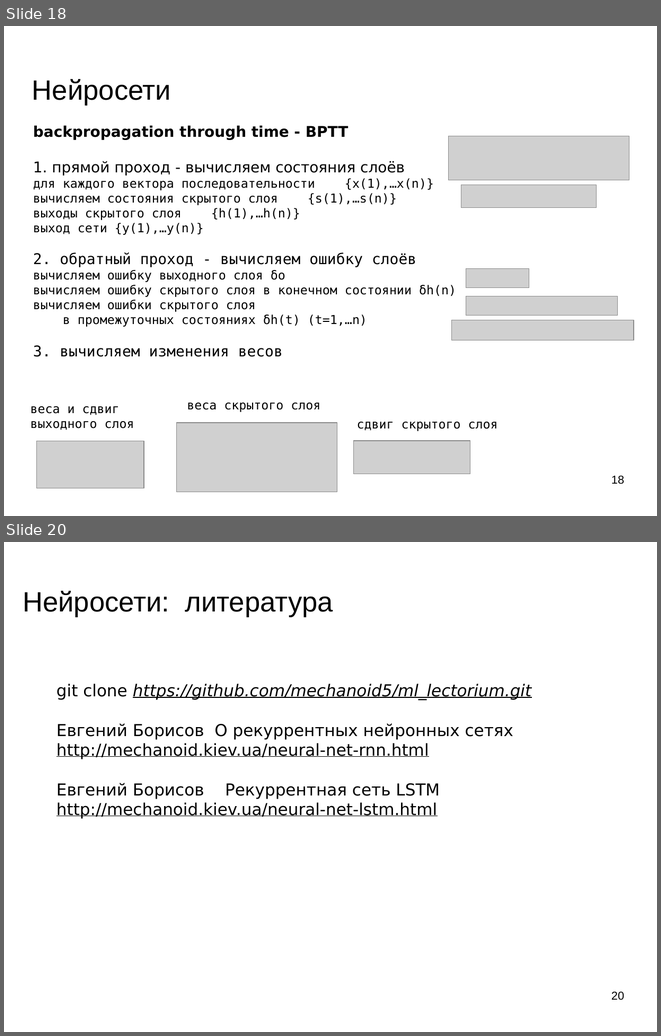
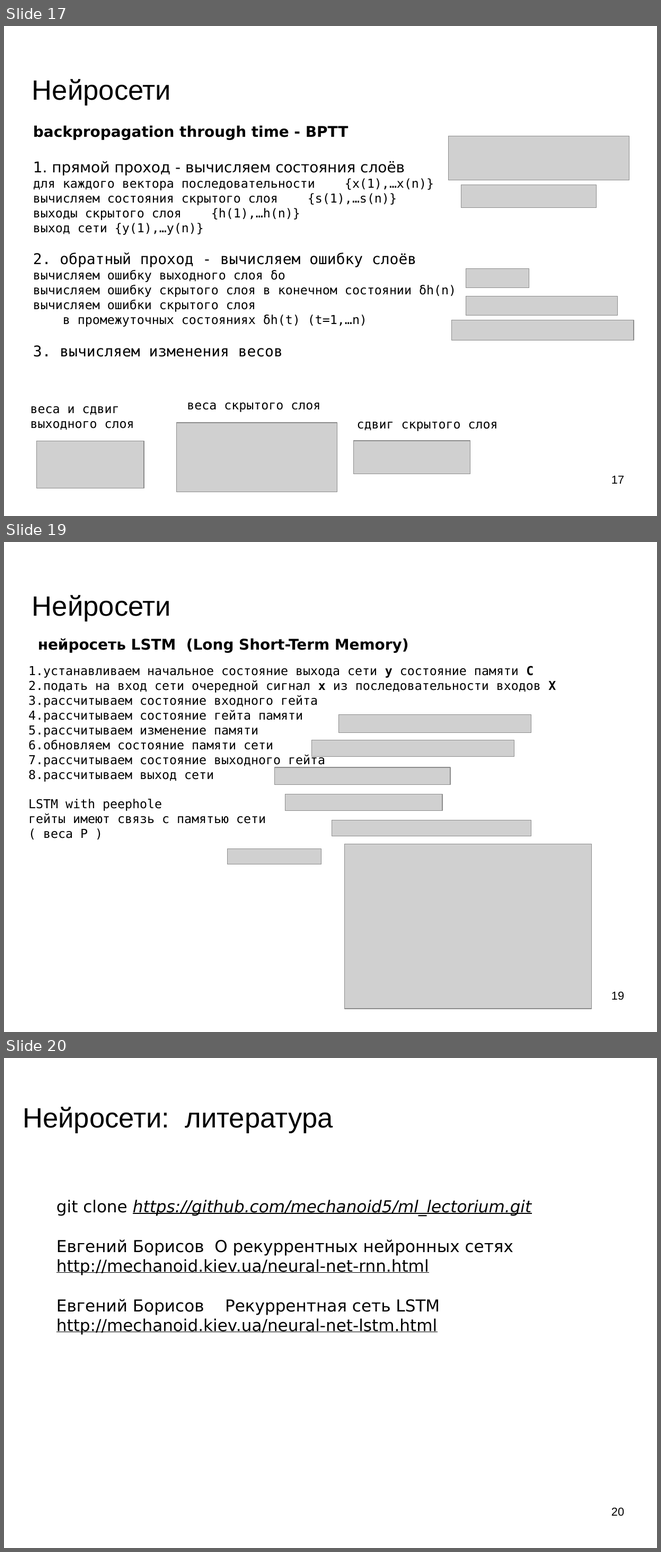
Before and after one commit to mechanoid5/ml_lectorium_legacy, a slide deck: 20-lstm.odp. Shown one above the other, each under a label of ours: slides 18 and 20 before the commit, slides 17, 19 and 20 after it; the slides between them are not shown. The pictures are 661x1036 and 661x1552 pixels, drawn with LibreOffice and Linux fonts; fonts in the diff are those of the drawing; grey boxes stand for pictures; background and template pictures are left out. Boxes give left, top, right and bottom in pixels: in the first picture for what was removed or moved away, otherwise in the second. Text is boxed around its words. In the diff, an @@ line names an element or a change of style, - is before the commit and + after.

```diff
--- a/20-lstm.odp
+++ b/20-lstm.odp
@@ slide 19 added at <box>4,542,657,1032</box>, background picture (left out) @@
@@ title added at <box>32,595,171,621</box>, 33.9 pt, text #000000 @@
+Нейросети
@@ text added at <box>38,638,409,652</box>, 18 pt, text #000000, bold @@
+нейросеть LSTM (Long Short-Term Memory)
@@ text added at <box>28,665,556,838</box>, 15 pt, text #000000 @@
+1.устанавливаем начальное состояние выхода сети y состояние памяти C
+2.подать на вход сети очередной сигнал x из последовательности входов X
+3.рассчитываем состояние входного гейта
+4.рассчитываем состояние гейта памяти
+5.рассчитываем изменение памяти
+6.обновляем состояние памяти сети
+7.рассчитываем состояние выходного гейта
+8.рассчитываем выход сети
+LSTM with peephole
+гейты имеют связь с памятью сети
+( веса P )
@@ picture added at <box>339,714,531,732</box> @@
@@ picture added at <box>312,740,515,757</box> @@
@@ picture added at <box>275,767,451,784</box> @@
@@ picture added at <box>285,794,443,810</box> @@
@@ picture added at <box>332,820,531,836</box> @@
@@ picture added at <box>227,848,321,864</box> @@
@@ picture added at <box>345,844,592,1009</box> @@
@@ page number added at <box>611,991,624,1000</box>, 14 pt, text #000000 @@
+19
@@ what was slide 18 is now slide 17 @@
@@ page number at <box>611,475,624,483</box>: text changed @@
-18
+17
```
Also in this commit, not shown: 4 slides changed, 1 slide removed.
